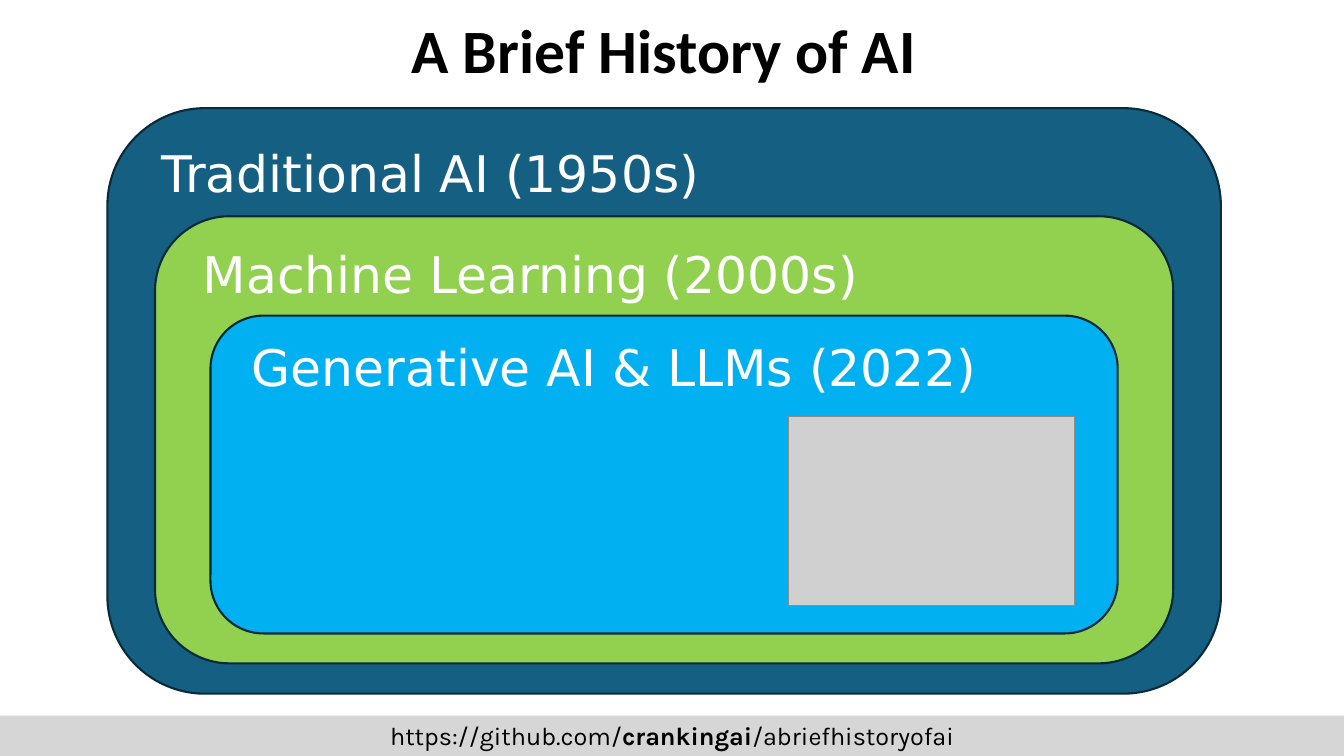
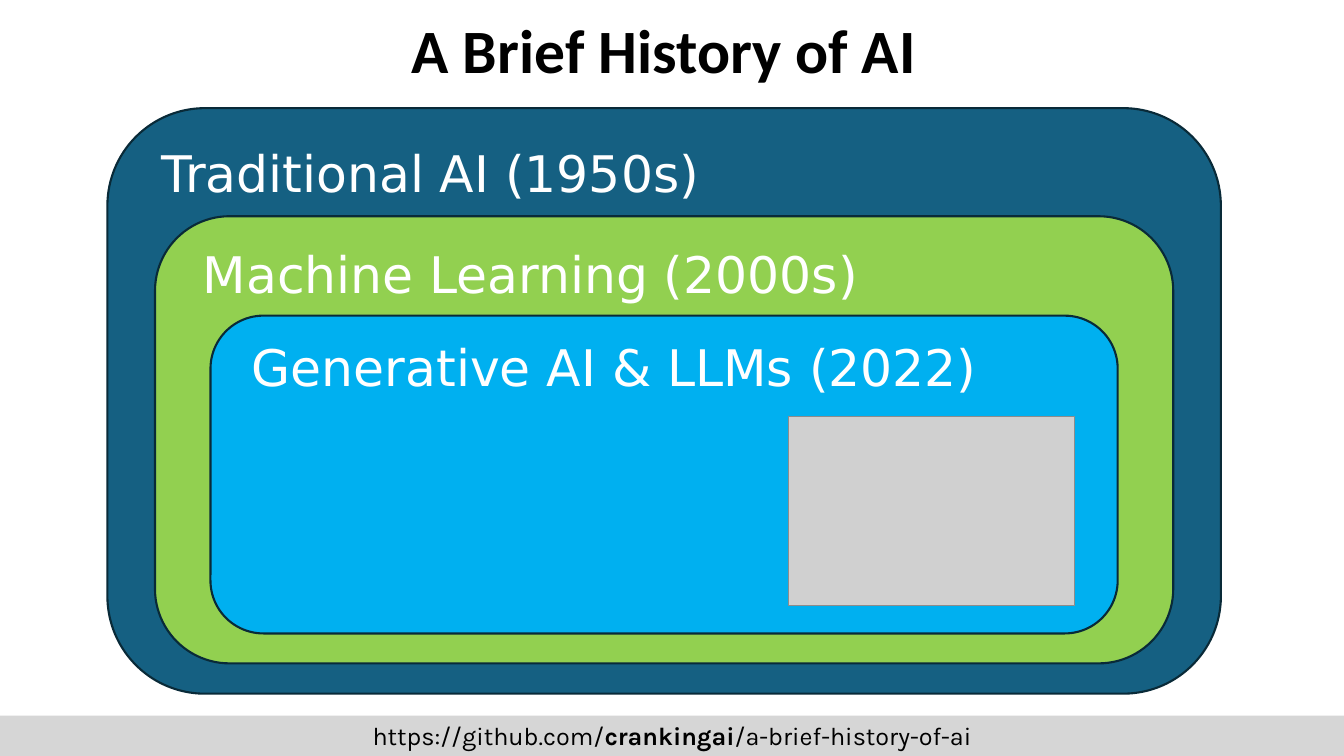
Before and after one commit to crankingai/abriefhistoryofai, a slide deck: slide 2 of ABriefSlideshow.pptx. Drawn at 1344x756 pixels with LibreOffice and Linux fonts; fonts in the diff are those of the drawing; grey boxes stand for pictures. Boxes give left, top, right and bottom in pixels: in the first picture for what was removed or moved away, otherwise in the second. Text is boxed around its words. In the diff, an @@ line names an element or a change of style, - is before the commit and + after.

Commit message:
Update ABriefSlideshow.pptx github reference

```diff
--- a/ABriefSlideshow.pptx
+++ b/ABriefSlideshow.pptx
@@ text in rectangle at [373,726,972,752]: text changed @@
-https://github.com/crankingai/abriefhistoryofai
+https://github.com/crankingai/a-brief-history-of-ai
```
Also in this commit, not shown: 1 other slide changed.
